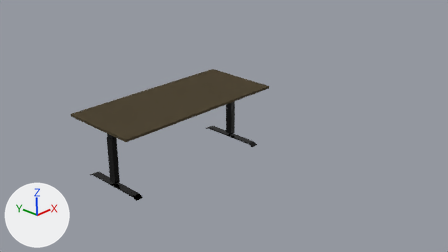
Renders of the Blender file Portfolio.blend from each side of a commit.
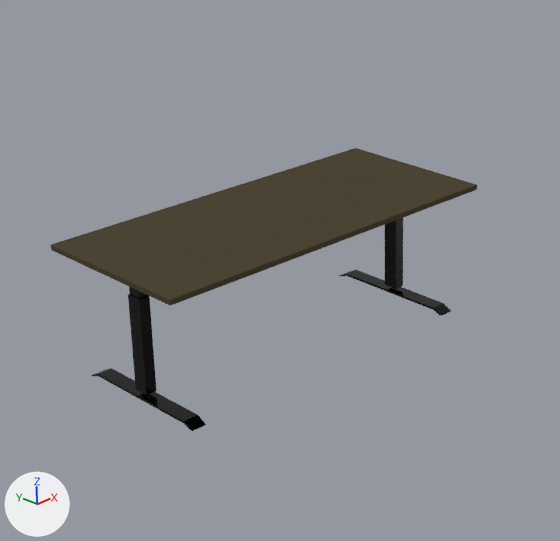
Each version appears first from the file's camera 'Camera', and next in a close-up on the part from 10% to 69% of the width and 0% to 100% of the height. The lights are fixed; the arrows at lower left show +X, +Y and +Z.

In view in the first close-up: 'Table Foot', 'Table Leg', 'Table Top'.
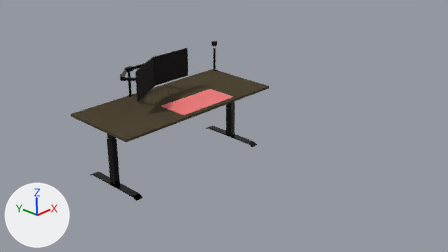
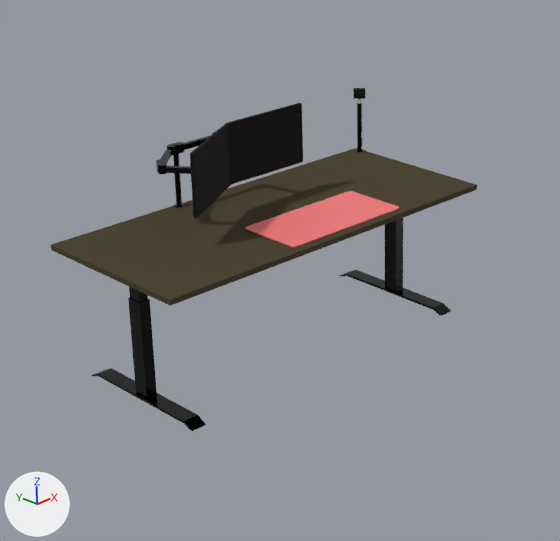
What differs and where, as boxes [x1, y1, x2, y2] in the close-ups (560 x 541 px):
'Main monitor', added (black)
    after: [228, 103, 303, 184]
'mousemat', added
    after: [245, 191, 399, 247]
'Second monitor', added (black)
    after: [190, 123, 232, 218]
'Shaft.001', added
    after: [357, 99, 362, 152]
'Shaft', added
    after: [173, 154, 182, 207]
'Left arm 2', added
    after: [161, 166, 191, 174]
'Right arm 1', added
    after: [182, 135, 211, 150]
'Main connector', added
    after: [167, 142, 184, 155]
'Left connector 1', added
    after: [156, 159, 167, 174]
'Left arm 1', added
    after: [161, 148, 173, 163]
'Camera', added
    after: [353, 88, 365, 99]

The change, as a list of edits to the scene's bpy script:
```text
Add me_cube_014:
    me_cube_014.from_pydata([(-15.5, 0.0, -1.0), (-15.5, 0.0, 1.0), (-15.5, 2.0, -1.0), (-15.5, 2.0, 1.0), (1.0, -1.0, -1.0), (1.0, -1.0, 1.0), (1.0, 1.0, -1.0), (1.0, 1.0, 1.0)], [], [(0, 1, 3, 2), (2, 3, 7, 6), (6, 7, 5, 4), (4, 5, 1, 0), (2, 6, 4, 0), (7, 3, 1, 5)])
    me_cube_014.materials.append(mat_tableleg)  # black #000000
Add me_cube_022:
    me_cube_022.from_pydata([(-13.51, -0.1, -1.0), (-13.51, -0.1, 1.0), (-13.51, 1.9, -1.0), (-13.51, 1.9, 1.0), (1.0, -1.0, -1.0), (1.0, -1.0, 1.0), (1.0, 1.0, -1.0), (1.0, 1.0, 1.0)], [], [(0, 1, 3, 2), (2, 3, 7, 6), (6, 7, 5, 4), (4, 5, 1, 0), (2, 6, 4, 0), (7, 3, 1, 5)])
    me_cube_022.materials.append(mat_tableleg)  # black #000000
Add ob_main_monitor:
    ob_main_monitor = bpy.data.objects.new('Main monitor', me_cube_019)  # 16 vertices, 14 faces; spans x -1.0..1.0, y -1.0..0.0, z -1.0..1.0; in mat_monitor (black #000000)
    ob_main_monitor.location = (0.167, 0.305, 0.568)
    ob_main_monitor.scale = (0.427, 0.0268, 0.278)
Add ob_second_monitor:
    ob_second_monitor = bpy.data.objects.new('Second monitor', me_cube_019.copy())
    ob_second_monitor.location = (-0.644, 0.086, 0.568)
    ob_second_monitor.rotation_euler = (0.0, 0.0, 0.528)  # degrees (0, 0, 30)
    ob_second_monitor.scale = (0.427, 0.0268, 0.278)
Add ob_shaft_001:
    ob_shaft_001 = bpy.data.objects.new('Shaft.001', me_cylinder_003)  # 288 vertices, 258 faces; spans x -1.0..1.0, y -1.0..1.0, z -1.0..3.42; in mat_tableleg (black #000000), mat_material (white #e7e7e7)
    ob_shaft_001.location = (1.752, 0.694, 0.15)
    ob_shaft_001.rotation_euler = (0.0, 0.0, -1.571)  # degrees (0, 0, -90)
    ob_shaft_001.scale = (0.0245, 0.0245, 0.125)
Add ob_camera:
    ob_camera = bpy.data.objects.new('Camera', me_cube_025)  # 12 vertices, 10 faces; spans x -0.244..0.244, y -0.483..0.483, z -0.37..0.37; in mat_monitor (black #000000)
    ob_camera.location = (1.753, 0.694, 0.623)
    ob_camera.rotation_euler = (0.0, 0.0, 0.768)  # degrees (0, 0, 44)
    ob_camera.scale = (0.12, 0.12, 0.12)
Add ob_right_connector_1:
    ob_right_connector_1 = bpy.data.objects.new('Right connector 1', me_cube_015)  # 170 vertices, 112 faces; spans x -2.18..2.18, y -1.0..1.0, z -1.0..1.0; in mat_tableleg (black #000000)
    ob_right_connector_1.location = (0.019, 0.748, 0.564)
    ob_right_connector_1.scale = (0.0385, 0.0385, 0.0385)
Add ob_left_connector_1:
    ob_left_connector_1 = bpy.data.objects.new('Left connector 1', me_cube_015.copy())
    ob_left_connector_1.location = (-0.875, 0.446, 0.564)
    ob_left_connector_1.rotation_euler = (0.0, 0.0, -2.077)  # degrees (0, 0, -119)
    ob_left_connector_1.scale = (0.0385, 0.0385, 0.0385)
Add ob_main_connector:
    ob_main_connector = bpy.data.objects.new('Main connector', me_cube_015.copy())
    ob_main_connector.location = (-0.485, 0.753, 0.564)
    ob_main_connector.scale = (0.0385, 0.0385, 0.0385)
Add ob_right_arm_1:
    ob_right_arm_1 = bpy.data.objects.new('Right arm 1', me_cube_014)
    ob_right_arm_1.location = (-0.413, 0.752, 0.564)
    ob_right_arm_1.rotation_euler = (0.0, 0.0, 3.195)  # degrees (0, 0, 183)
    ob_right_arm_1.scale = (0.0244, 0.0225, 0.0244)
Add ob_left_arm_2:
    ob_left_arm_2 = bpy.data.objects.new('Left arm 2', me_cube_022)
    ob_left_arm_2.location = (-0.897, 0.378, 0.564)
    ob_left_arm_2.rotation_euler = (0.0, 0.0, 2.279)  # degrees (0, 0, 131)
    ob_left_arm_2.scale = (0.0244, 0.0225, 0.0244)
Add ob_left_arm_1:
    ob_left_arm_1 = bpy.data.objects.new('Left arm 1', me_cube_014.copy())
    ob_left_arm_1.location = (-0.561, 0.735, 0.564)
    ob_left_arm_1.rotation_euler = (0.0, 0.0, 0.77)  # degrees (0, 0, 44)
    ob_left_arm_1.scale = (0.0244, 0.0225, 0.0244)
Add ob_shaft:
    ob_shaft = bpy.data.objects.new('Shaft', me_cylinder_001)  # a 32-sided cylinder along z spanning x -1.0..1.0, y -1.0..1.0, z -1.0..3.0; in mat_tableleg (black #000000)
    ob_shaft.location = (-0.486, 0.752, 0.15)
    ob_shaft.scale = (0.0245, 0.0245, 0.125)
Add ob_mousemat:
    ob_mousemat = bpy.data.objects.new('mousemat', me_cube_023)  # 216 vertices, 218 faces; spans x -1.0..1.0, y -1.0..1.0, z -0.45..1.55; in mat_mousemat (red #fa7c7c)
    ob_mousemat.location = (0.201, -0.396, 0.027)
    ob_mousemat.scale = (0.649, 0.318, 0.00457)
```
